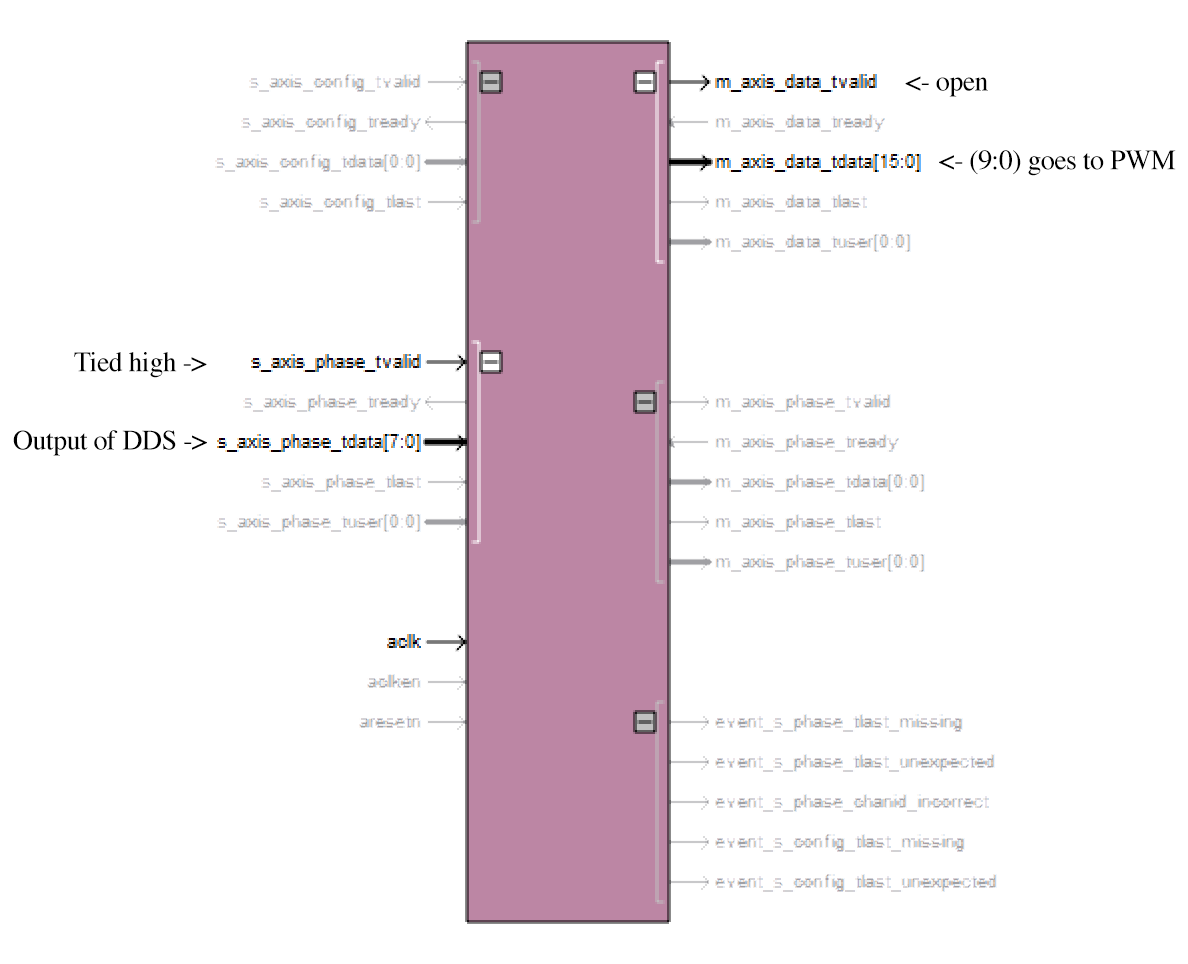
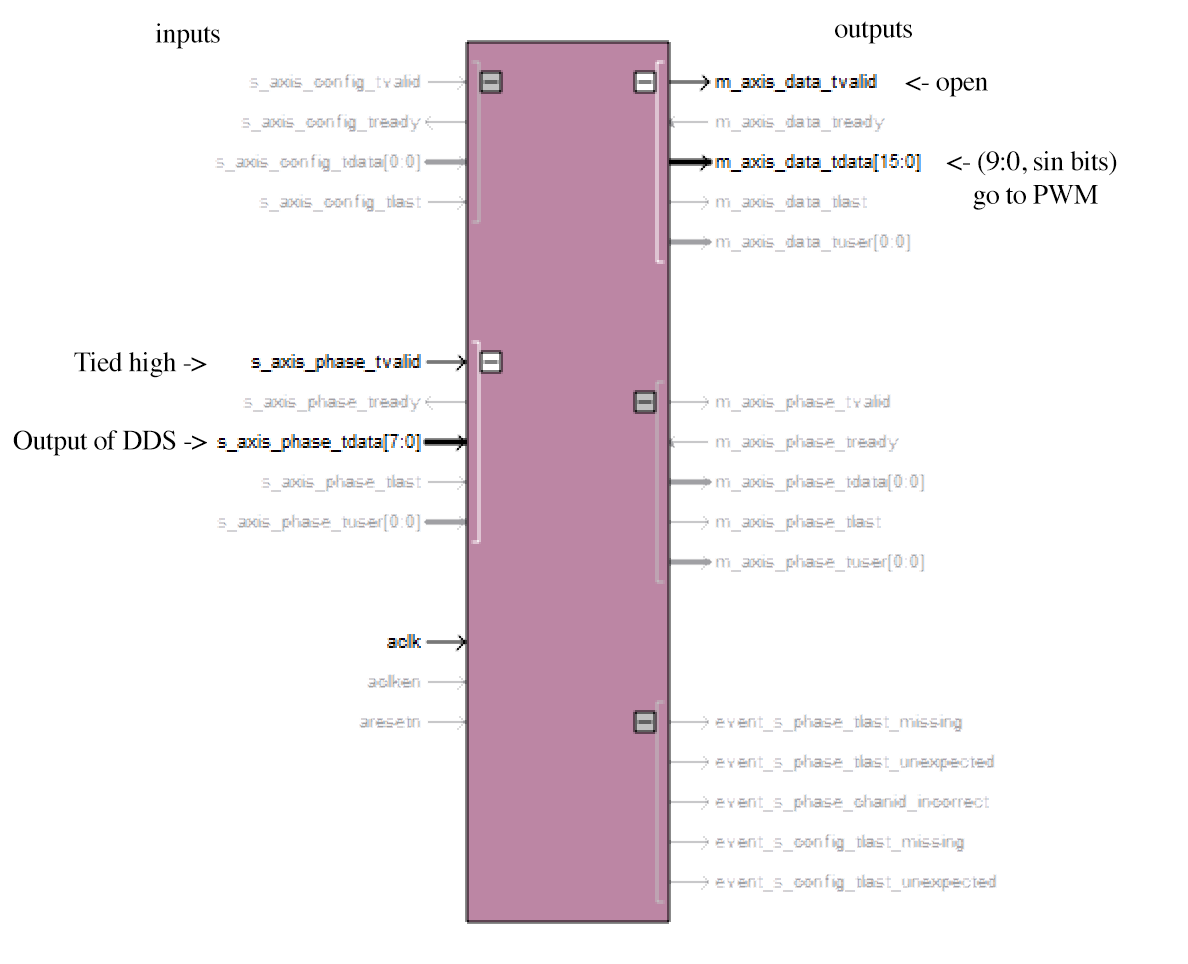
The second (1188, 964) image is a revision of the first. Changes to its layers:
added layer "outputs" above "inputs" over [left=835, top=21, right=912, bottom=44]
added layer "inputs" above "<- (9:0, sin bits) go to PWM" over [left=155, top=23, right=220, bottom=49]
renamed "<- (9:0) goes to PWM" to "<- (9:0, sin bits) go to PWM", painted on it over [left=939, top=150, right=1176, bottom=210]
